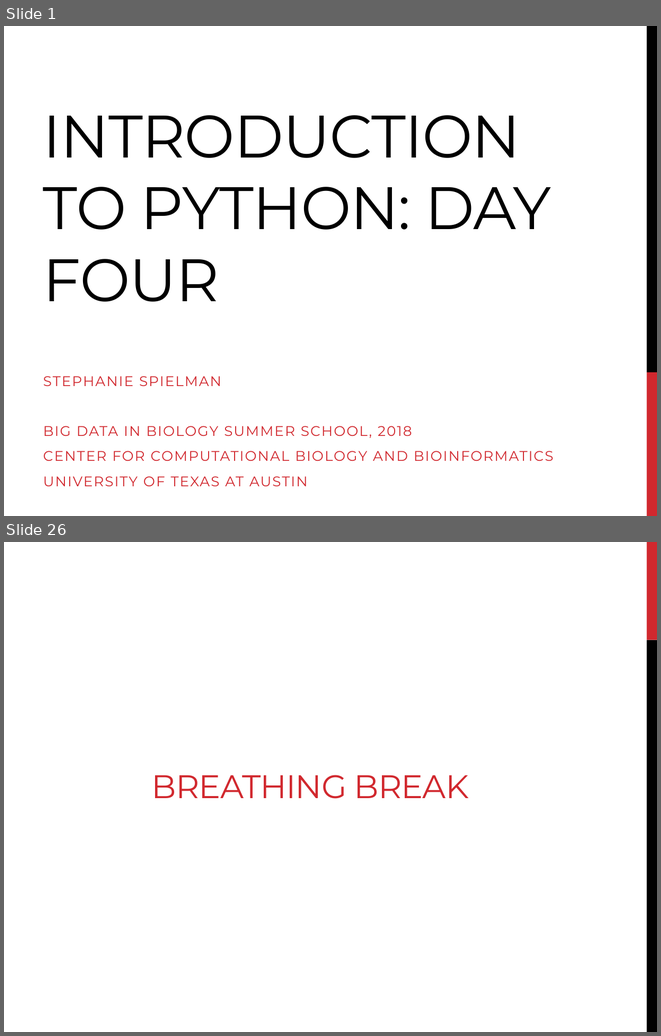
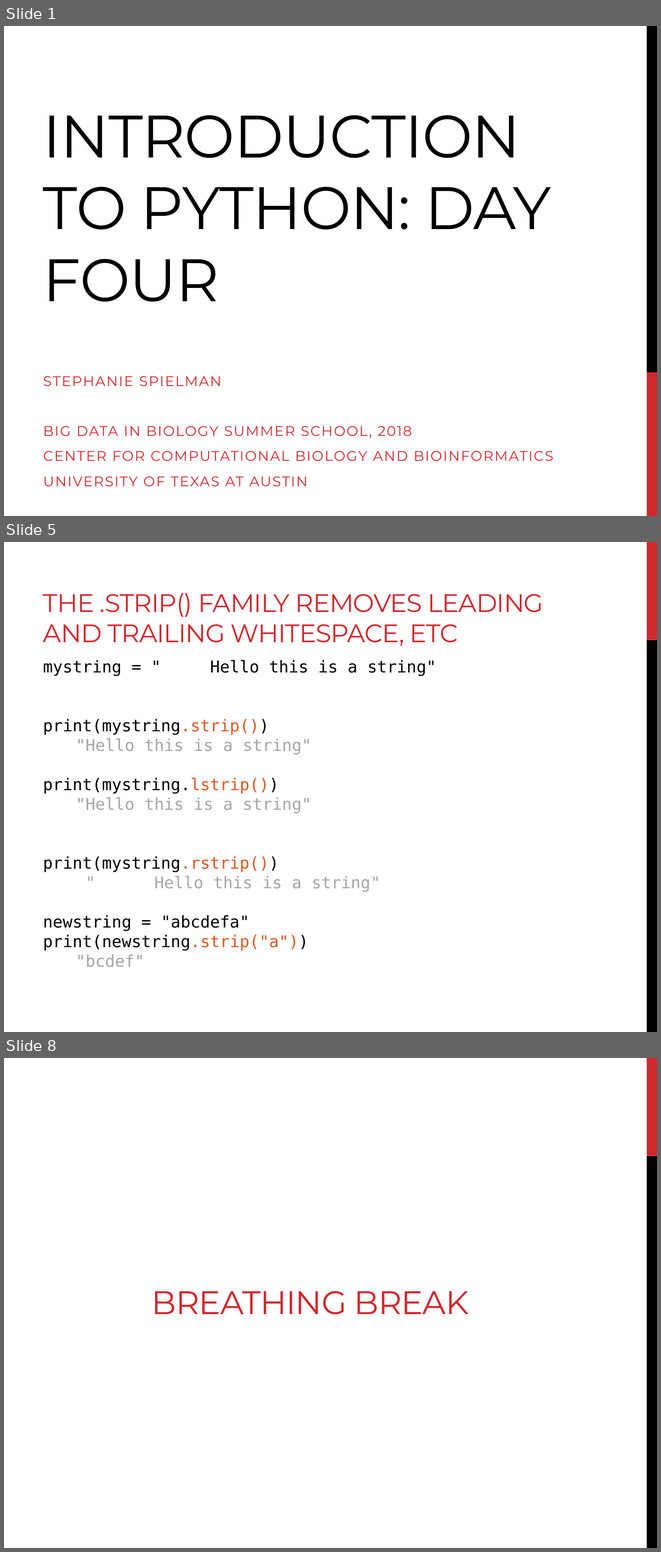
Before and after one commit to sjspielman/bdib2018_python, a slide deck: files/slides/slides_day4.pptx. Shown one above the other, each under a label of ours: slides 1 and 26 before the commit, slides 1, 5 and 8 after it; the slides between them are not shown. The pictures are 661x1036 and 661x1552 pixels, drawn with LibreOffice and Linux fonts; fonts in the diff are those of the drawing. Boxes give left, top, right and bottom in pixels: in the first picture for what was removed or moved away, otherwise in the second. Text is boxed around its words. In the diff, an @@ line names an element or a change of style, - is before the commit and + after.

```diff
--- a/files/slides/slides_day4.pptx
+++ b/files/slides/slides_day4.pptx
@@ slide 5 added at [4, 542, 657, 1032], background #FFFFFF; not listed: 2 template elements that a slide beside it also shows @@
@@ title added at [43, 593, 544, 646], 28 pt, text #D1282E @@
+THE .STRIP() FAMILY REMOVES LEADING AND TRAILING WHITESPACE, ETC
@@ text added at [43, 660, 436, 967], 18 pt, text #000000 @@
+mystring = " Hello this is a string"
+print(mystring.strip())
+"Hello this is a string"
+print(mystring.lstrip())
+"Hello this is a string"
+print(mystring.rstrip())
+" Hello this is a string"
+newstring = "abcdefa"
+print(newstring.strip("a"))
+"bcdef"
@@ what was slide 26 is now slide 8 @@
```
Also in this commit, not shown: 5 other slides added, 3 other files.
